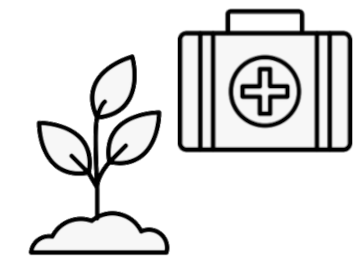
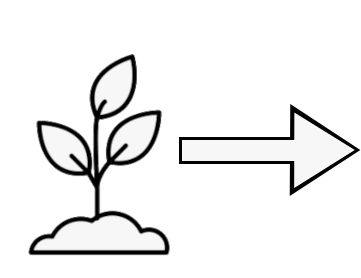
Revision of a layered 361px x 278px image; what changed, layer by layer:
hid "Capa pegada" over [177, 8, 353, 153]
added layer "Negro" above "Capa pegada #1" over [179, 104, 361, 196]